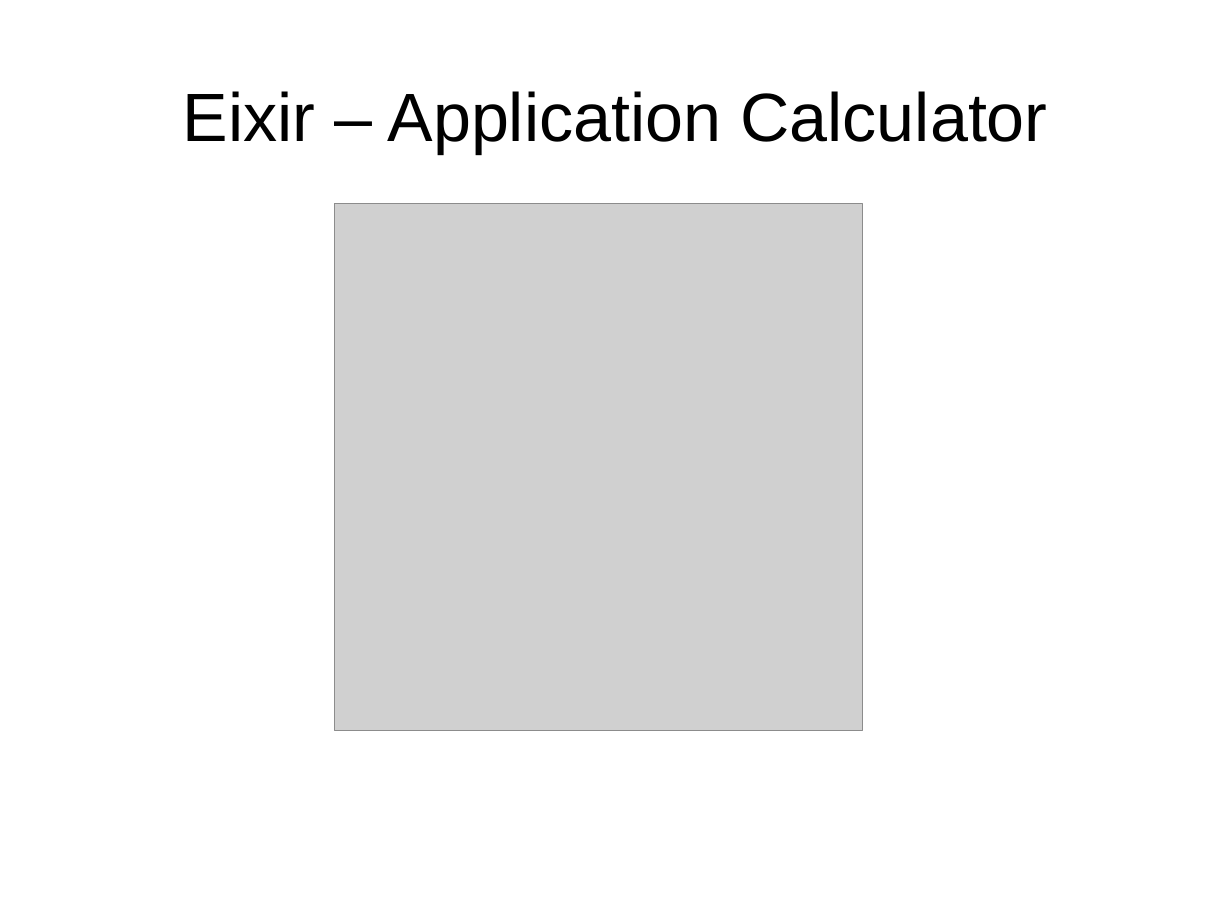
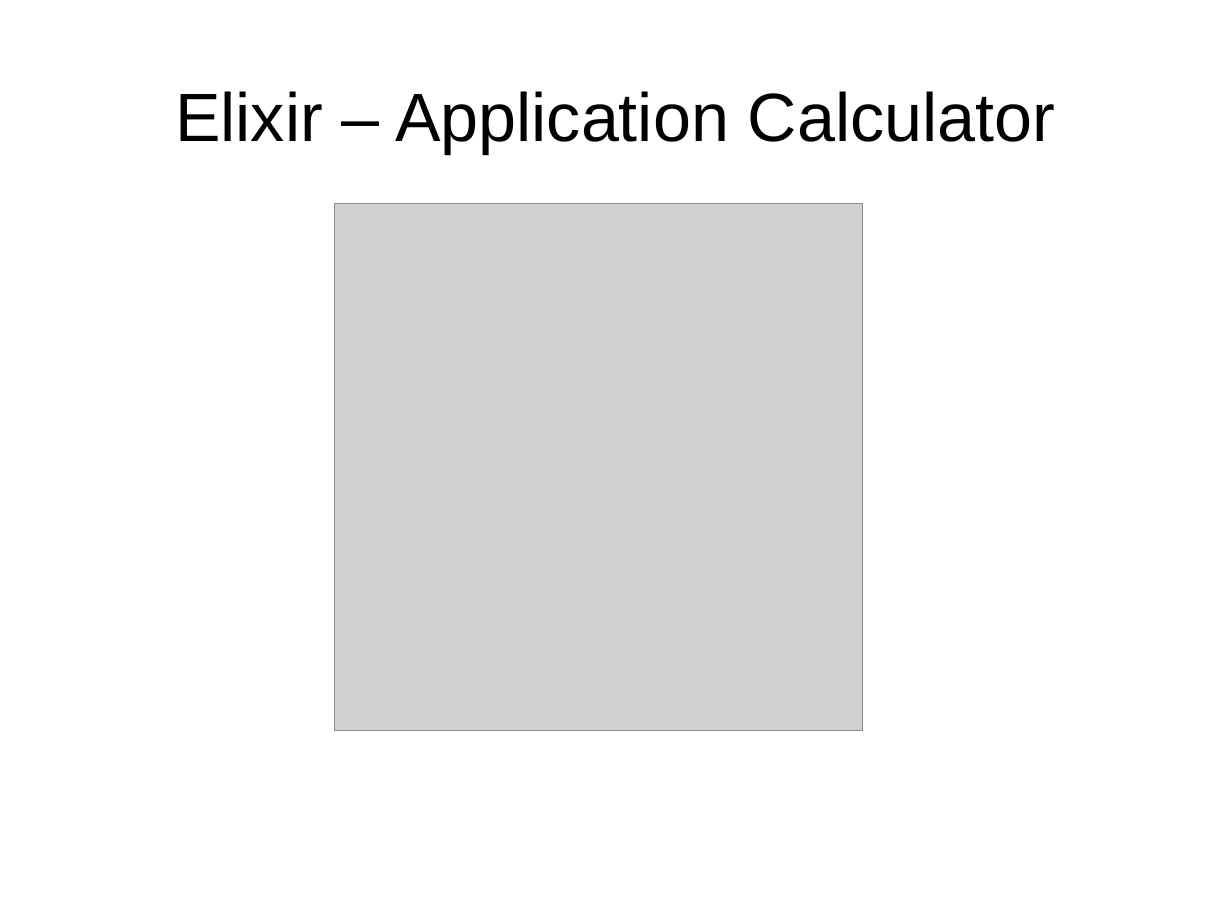
Before and after one commit to ramortegui/talks, a slide deck: slide 25 of elixir-otp-basics.odp. Drawn at 1232x924 pixels with LibreOffice and Linux fonts; fonts in the diff are those of the drawing; grey boxes stand for pictures. Boxes give left, top, right and bottom in pixels: in the first picture for what was removed or moved away, otherwise in the second. Text is boxed around its words. In the diff, an @@ line names an element or a change of style, - is before the commit and + after.

Commit message:
Fix typo on title.

```diff
--- a/elixir-otp-basics.odp
+++ b/elixir-otp-basics.odp
@@ title at bbox=[175, 91, 1055, 153]: text changed @@
-Eixir – Application Calculator
+Elixir – Application Calculator
```
Also in this commit, not shown: 22 other slides changed.
